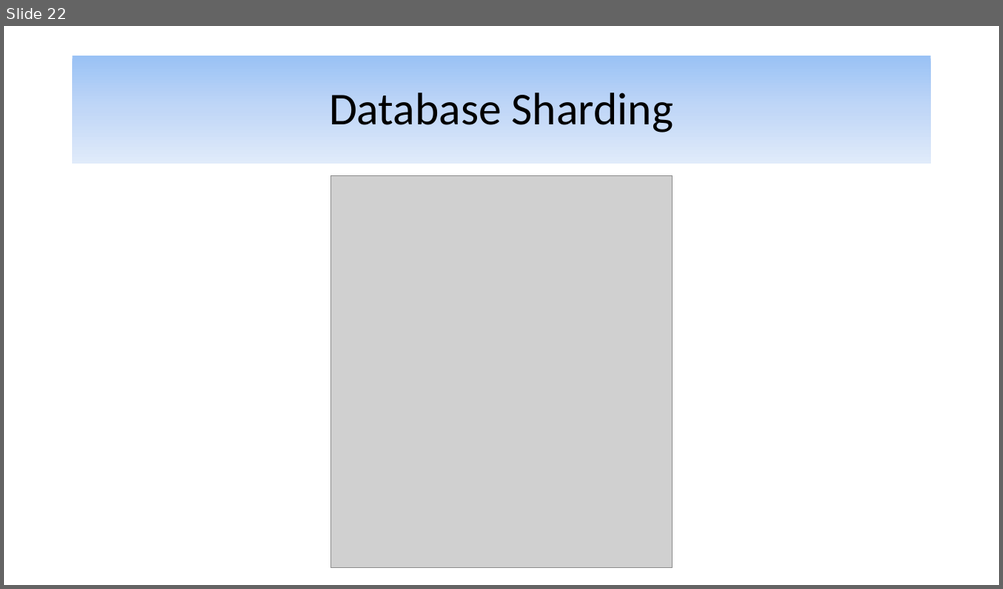
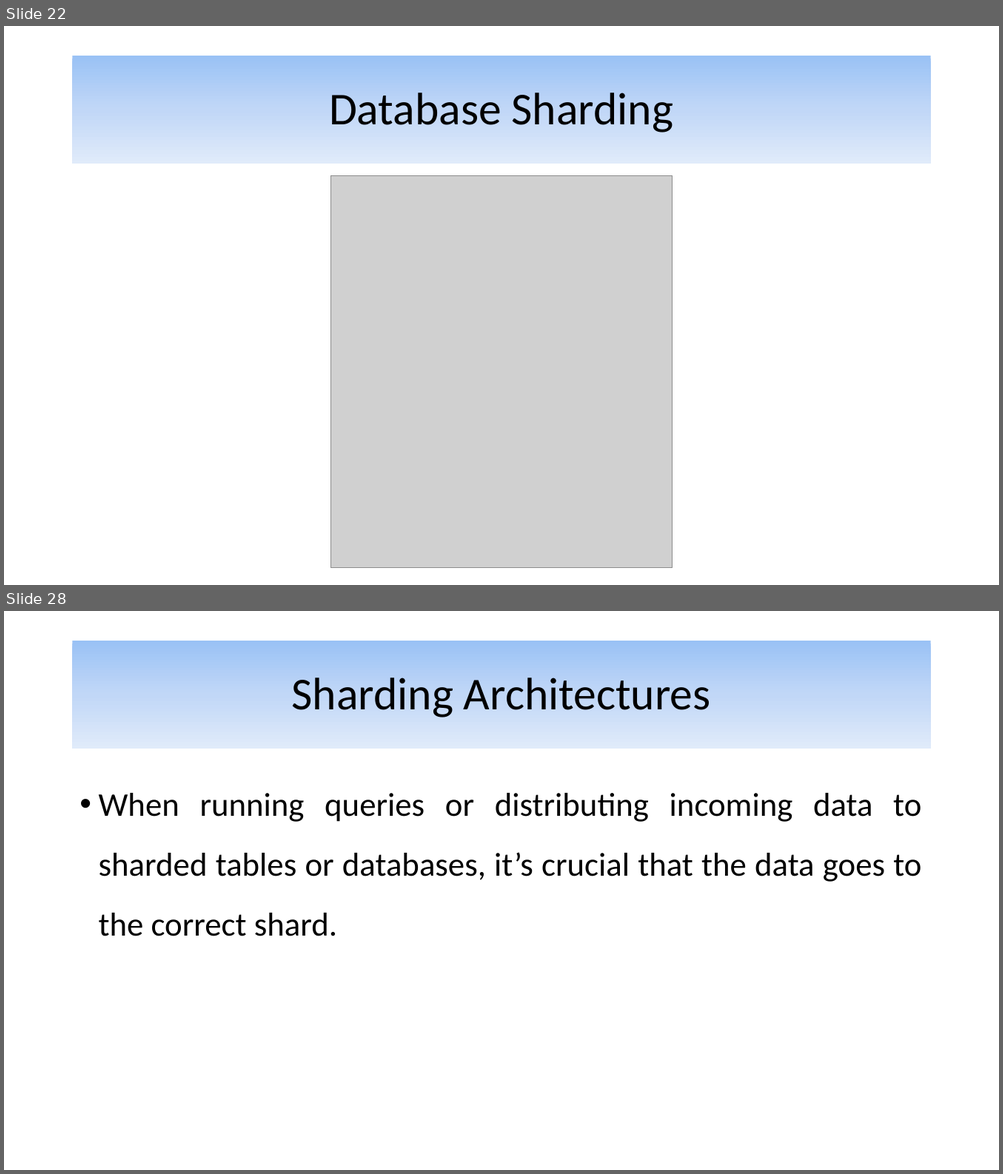
Before and after one commit to alijfri99/presentations, a slide deck: Advanced DBMS Presentation.pptx. Shown one above the other, each under a label of ours: slide 22 before the commit, slides 22 and 28 after it; the slides between them are not shown. The pictures are 1003x589 and 1003x1174 pixels, drawn with LibreOffice and Linux fonts; fonts in the diff are those of the drawing; grey boxes stand for pictures. Boxes give left, top, right and bottom in pixels: in the first picture for what was removed or moved away, otherwise in the second. Text is boxed around its words. In the diff, an @@ line names an element or a change of style, - is before the commit and + after.

Commit message:
Finished key-based sharding

```diff
--- a/Advanced DBMS Presentation.pptx
+++ b/Advanced DBMS Presentation.pptx
@@ slide 28 added at box(4, 611, 999, 1170), background #FFFFFF @@
@@ title added at box(73, 641, 930, 749), fill gradient #9AC3F5 to #C2D8F8 to #E1EBFB, 44 pt, text #000000 @@
+Sharding Architectures
@@ text added at box(99, 793, 921, 937), 32 pt, text #000000 @@
+• When running queries or distributing incoming data to sharded tables or databases, it’s crucial that the data goes to the correct shard.
```
Also in this commit, not shown: 12 other slides added, 1 slide removed.
